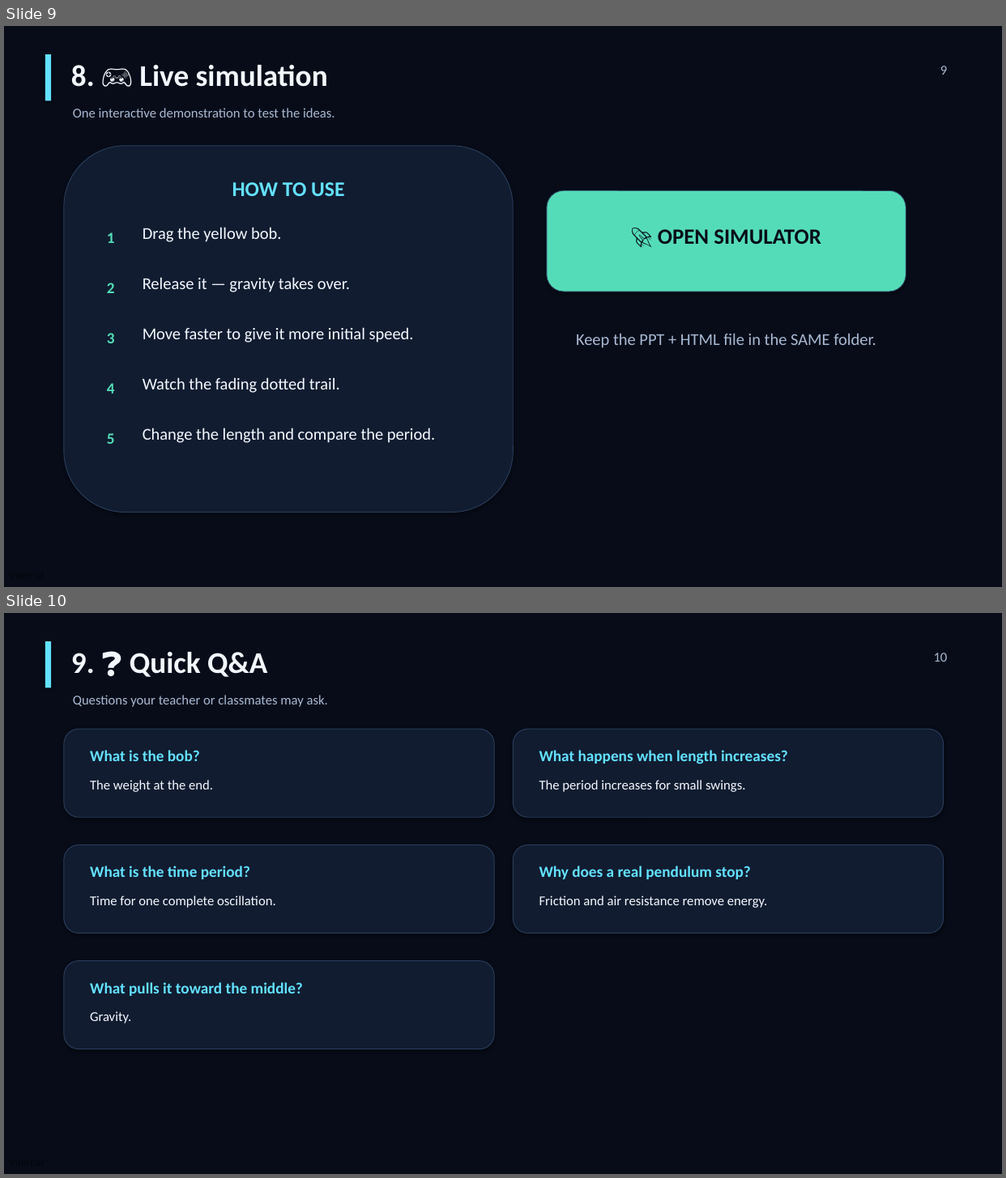
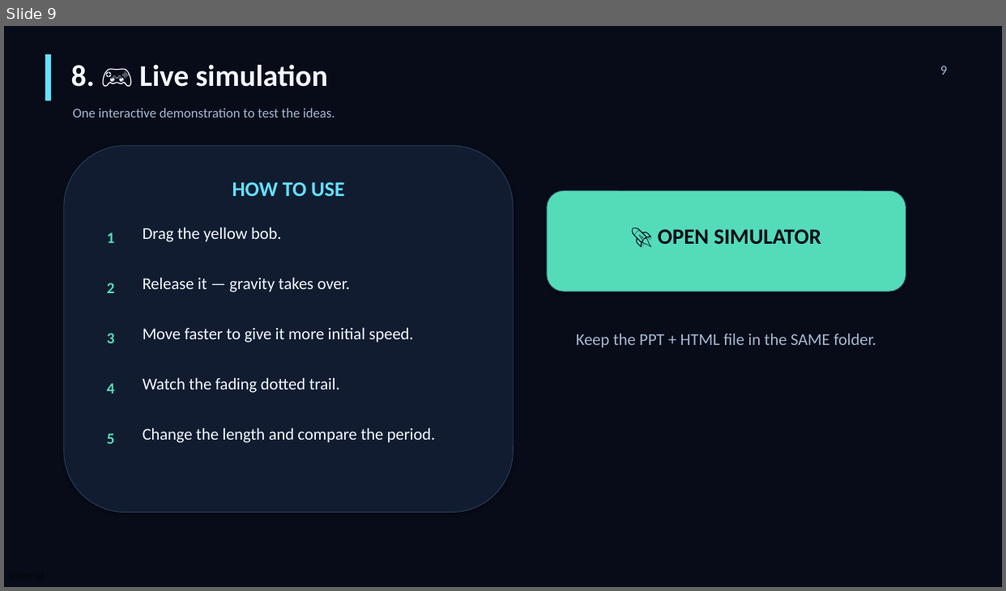
Before and after one commit to advith405-bit-555/My-stuff, a slide deck: Pendulum_Seminar_PREMIUM_FINAL.pptx. Shown one above the other, each under a label of ours: slides 9 and 10 before the commit, slide 9 after it. The pictures are 1006x1178 and 1006x591 pixels, drawn with LibreOffice and Linux fonts; fonts in the diff are those of the drawing. Boxes give left, top, right and bottom in pixels: in the first picture for what was removed or moved away, otherwise in the second. Text is boxed around its words. In the diff, an @@ line names an element or a change of style, - is before the commit and + after.

```diff
--- a/Pendulum_Seminar_PREMIUM_FINAL.pptx
+++ b/Pendulum_Seminar_PREMIUM_FINAL.pptx
@@ slide 10 removed at bbox=[4, 613, 1002, 1174], background #070C18 @@
@@ rectangle removed at bbox=[45, 641, 51, 688] @@
@@ text removed at bbox=[71, 652, 267, 677] @@
-9. ❓ Quick Q&A
@@ text removed at bbox=[934, 653, 948, 662] @@
-10
@@ text removed at bbox=[73, 695, 328, 707] @@
-Questions your teacher or classmates may ask.
@@ rounded rectangle removed at bbox=[64, 729, 494, 817] @@
@@ rounded rectangle removed at bbox=[513, 729, 944, 817] @@
@@ text removed at bbox=[90, 750, 200, 761] @@
-What is the bob?
@@ text removed at bbox=[539, 750, 788, 764] @@
-What happens when length increases?
@@ text removed at bbox=[90, 780, 213, 792] @@
-The weight at the end.
@@ text removed at bbox=[539, 780, 745, 792] @@
-The period increases for small swings.
@@ rounded rectangle removed at bbox=[64, 845, 494, 934] @@
@@ rounded rectangle removed at bbox=[513, 845, 944, 934] @@
@@ text removed at bbox=[90, 866, 250, 879] @@
-What is the time period?
@@ text removed at bbox=[539, 866, 750, 879] @@
-Why does a real pendulum stop?
@@ text removed at bbox=[90, 896, 276, 908] @@
-Time for one complete oscillation.
@@ text removed at bbox=[539, 896, 767, 908] @@
-Friction and air resistance remove energy.
@@ rounded rectangle removed at bbox=[64, 961, 494, 1050] @@
@@ text removed at bbox=[90, 982, 303, 996] @@
-What pulls it toward the middle?
@@ text removed at bbox=[90, 1012, 131, 1024] @@
-Gravity.
```
Also in this commit, not shown: 2 slides changed.
